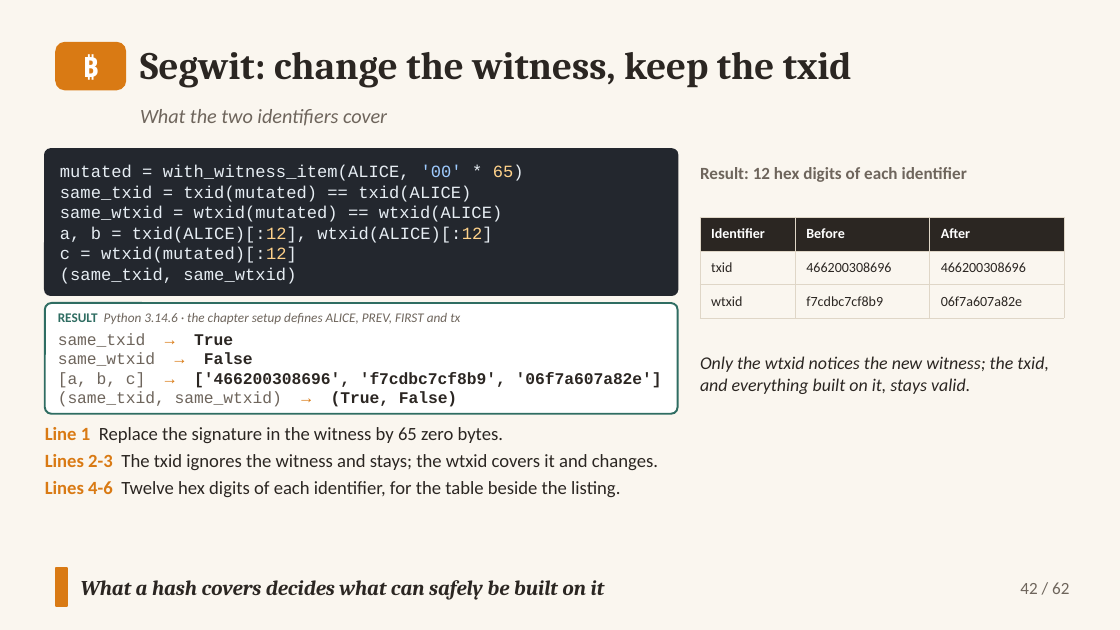
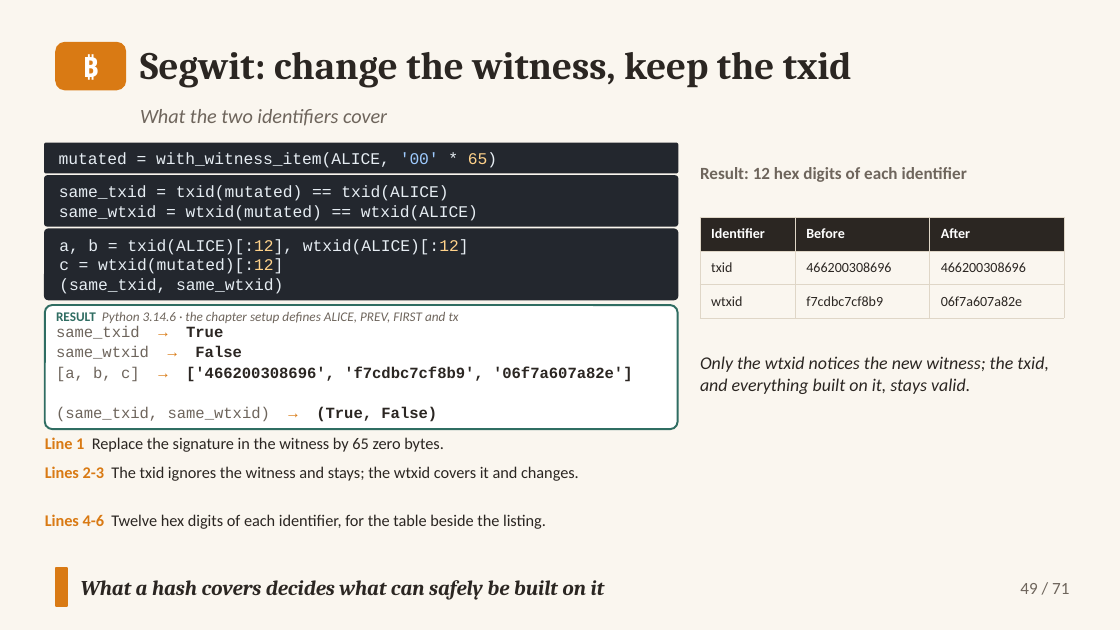
Before and after one commit to altunelyusuf/SEN0401, a slide deck: slide 49 of 03-materials/ch06/SEN0401_Ch06_Transactions_3e_v2_3_0.pptx (slide 42 before the commit). Drawn at 1120x630 pixels with LibreOffice and Linux fonts; fonts in the diff are those of the drawing. Boxes give left, top, right and bottom in pixels: in the first picture for what was removed or moved away, otherwise in the second. Text is boxed around its words. In the diff, an @@ line names an element or a change of style, - is before the commit and + after.

```diff
--- a/03-materials/ch06/SEN0401_Ch06_Transactions_3e_v2_3_0.pptx
+++ b/03-materials/ch06/SEN0401_Ch06_Transactions_3e_v2_3_0.pptx
@@ rounded rectangle "mutated = with_witness_item(ALICE, '00' * ...": place and size @@
-rounded rectangle "mutated = with_witness_item(ALICE, '00' * ..." at box(45, 149, 678, 296)
+rounded rectangle "mutated = with_witness_item(ALICE, '00' * ..." at box(45, 143, 678, 172)
@@ rounded rectangle "mutated = with_witness_item(ALICE, '00' * ..." at box(45, 143, 678, 172): size 11 to 10.5 pt; proportions changed @@
@@ rounded rectangle "same_txid = txid(mutated) == txid(ALICE)": place and size @@
-rounded rectangle "same_txid = txid(mutated) == txid(ALICE)" at box(45, 304, 678, 414)
+rounded rectangle "same_txid = txid(mutated) == txid(ALICE)" at box(45, 176, 678, 226)
@@ rounded rectangle "same_txid = txid(mutated) == txid(ALICE)" at box(45, 176, 678, 226): fill #FFFFFF to #23272E; outline #2F6D62 1.25 pt to #23272E 1 pt; proportions changed @@
@@ text in rounded rectangle at box(59, 185, 478, 221): text changed; text colour #6E655C to #E6EDF3 @@
-RESULT Python 3.14.6 · the chapter setup defines ALICE, PREV, FIRST and tx
-same_txid → True
-same_wtxid → False
-[a, b, c] → ['466200308696', 'f7cdbc7cf8b9', '06f7a607a82e']
-(same_txid, same_wtxid) → (True, False)
+same_txid = txid(mutated) == txid(ALICE)
+same_wtxid = wtxid(mutated) == wtxid(ALICE)
@@ text in rounded rectangle at box(60, 185, 502, 284): paragraphs removed @@
-same_txid = txid(mutated) == txid(ALICE)
-same_wtxid = wtxid(mutated) == wtxid(ALICE)
-a, b = txid(ALICE)[:12], wtxid(ALICE)[:12]
-c = wtxid(mutated)[:12]
-(same_txid, same_wtxid)
@@ rounded rectangle added at box(45, 230, 678, 300), fill #23272E, outline #23272E 1 pt, 10.5 pt, text #E6EDF3 @@
+a, b = txid(ALICE)[:12], wtxid(ALICE)[:12]
+c = wtxid(mutated)[:12]
+(same_txid, same_wtxid)
@@ rounded rectangle added at box(45, 305, 678, 429), fill #FFFFFF, outline #2F6D62 1.25 pt @@
@@ text added at box(56, 312, 459, 323), 8.5 pt, text #6E655C, italic @@
+RESULT Python 3.14.6 · the chapter setup defines ALICE, PREV, FIRST and tx
@@ text added at box(56, 325, 223, 339), 10 pt, text #6E655C @@
+same_txid → True
@@ text added at box(56, 346, 242, 359), 10 pt, text #6E655C @@
+same_wtxid → False
@@ text added at box(56, 367, 633, 382), 10 pt, text #2B2622, bold @@
+[a, b, c] → ['466200308696', 'f7cdbc7cf8b9', '06f7a607a82e']
@@ text added at box(56, 407, 437, 422), 10 pt, text #6E655C @@
+(same_txid, same_wtxid) → (True, False)
@@ text at box(45, 427, 504, 443): paragraph removed @@
-Line 1 Replace the signature in the witness by 65 zero bytes.
@@ text added at box(45, 437, 444, 452), 10.5 pt, text #2B2622 @@
+Line 1 Replace the signature in the witness by 65 zero bytes.
@@ text "Lines 2-3 The txid ignores ...": place and size @@
-text "Lines 2-3 The txid ignores ..." at box(45, 427, 658, 497)
+text "Lines 2-3 The txid ignores ..." at box(45, 466, 579, 481)
@@ text "Lines 2-3 The txid ignores ..." at box(45, 466, 579, 481): size 12 to 10.5 pt; less space between paragraphs @@
@@ text at box(45, 481, 620, 497): paragraph removed @@
-Lines 4-6 Twelve hex digits of each identifier, for the table beside the listing.
@@ text added at box(45, 514, 546, 529), 10.5 pt, text #2B2622 @@
+Lines 4-6 Twelve hex digits of each identifier, for the table beside the listing.
@@ text at box(1020, 583, 1069, 594): text changed @@
-42 / 62
+49 / 71
```
Also in this commit, not shown: 61 other slides changed, 9 slides added, 14 other files.
